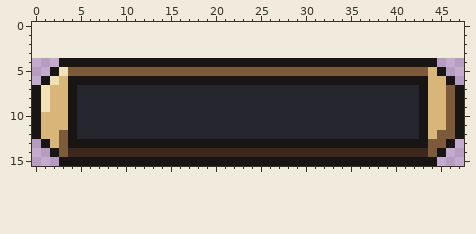
Pixel-art file: references/ui/window/ui_window_status_bar_3slice_ref.aseprite. The first picture shows the starting point.
48x12 pixels, 1 frame. The old version is drawn lined up with the new one, on the new canvas.
New version:
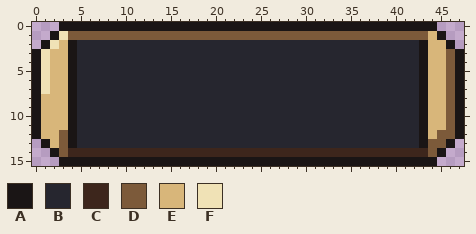
Palette (. is transparent): A #1a1515  B #26262f  C #3d261c  D #7c5a3a  E #d8b67a  F #f0e2b6
Changes in this commit:
canvas 48x12 -> 48x16, the old top-left corner now at 0,4
@@ x 0..47 @@
- 0 ................................................
- 1 ................................................
- 2 ................................................
- 3 ................................................
- 4 ...AAAAAAAAAAAAAAAAAAAAAAAAAAAAAAAAAAAAAAAAAA...
- 5 ..AFDDDDDDDDDDDDDDDDDDDDDDDDDDDDDDDDDDDDDDDDEA..
- 6 .AFEAAAAAAAAAAAAAAAAAAAAAAAAAAAAAAAAAAAAAAAAEEA.
+ 0 ...AAAAAAAAAAAAAAAAAAAAAAAAAAAAAAAAAAAAAAAAAA...
+ 1 ..AFDDDDDDDDDDDDDDDDDDDDDDDDDDDDDDDDDDDDDDDDEA..
+ 2 .AFEABBBBBBBBBBBBBBBBBBBBBBBBBBBBBBBBBBBBBBAEEA.
+ 3 AFEEABBBBBBBBBBBBBBBBBBBBBBBBBBBBBBBBBBBBBBAEEDA
+ 4 AFEEABBBBBBBBBBBBBBBBBBBBBBBBBBBBBBBBBBBBBBAEEDA
+ 5 AFEEABBBBBBBBBBBBBBBBBBBBBBBBBBBBBBBBBBBBBBAEEDA
+ 6 AFEEABBBBBBBBBBBBBBBBBBBBBBBBBBBBBBBBBBBBBBAEEDA
  7 AFEEABBBBBBBBBBBBBBBBBBBBBBBBBBBBBBBBBBBBBBAEEDA
- 8 AFEEABBBBBBBBBBBBBBBBBBBBBBBBBBBBBBBBBBBBBBAEEDA
- 9 AFEEABBBBBBBBBBBBBBBBBBBBBBBBBBBBBBBBBBBBBBAEEDA
+ 8 AEEEABBBBBBBBBBBBBBBBBBBBBBBBBBBBBBBBBBBBBBAEEDA
+ 9 AEEEABBBBBBBBBBBBBBBBBBBBBBBBBBBBBBBBBBBBBBAEEDA
 10 AEEEABBBBBBBBBBBBBBBBBBBBBBBBBBBBBBBBBBBBBBAEEDA
@@ x 0..47 @@
 12 AEEDABBBBBBBBBBBBBBBBBBBBBBBBBBBBBBBBBBBBBBAEDDA
-13 .AEDAAAAAAAAAAAAAAAAAAAAAAAAAAAAAAAAAAAAAAAADDA.
+13 .AEDABBBBBBBBBBBBBBBBBBBBBBBBBBBBBBBBBBBBBBADDA.
 14 ..ADCCCCCCCCCCCCCCCCCCCCCCCCCCCCCCCCCCCCCCCCDA..
Changed places in both pictures, as pixel boxes (x1, y1, x2, y2):
changed: (32, 22, 464, 148)
